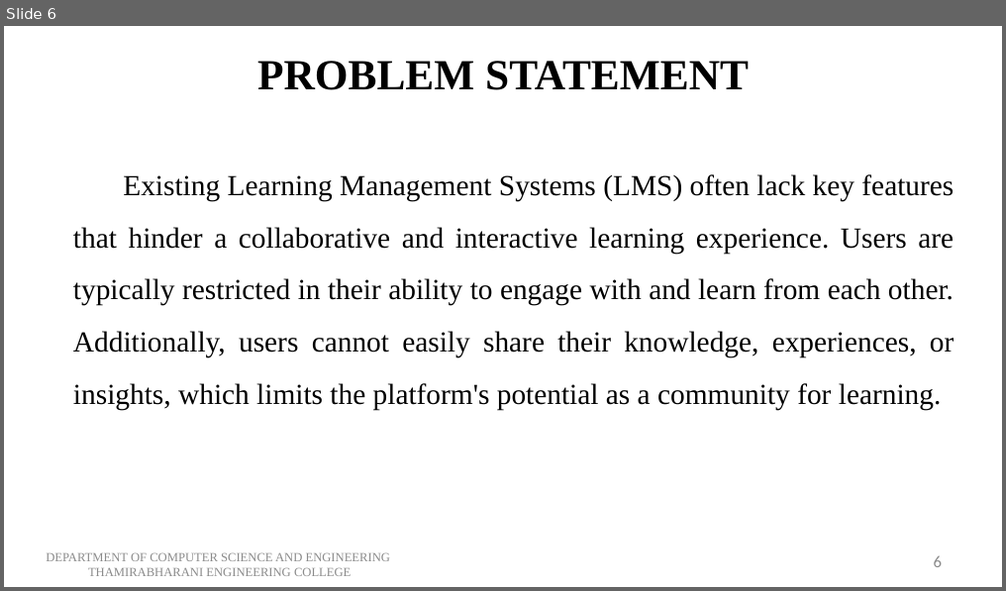
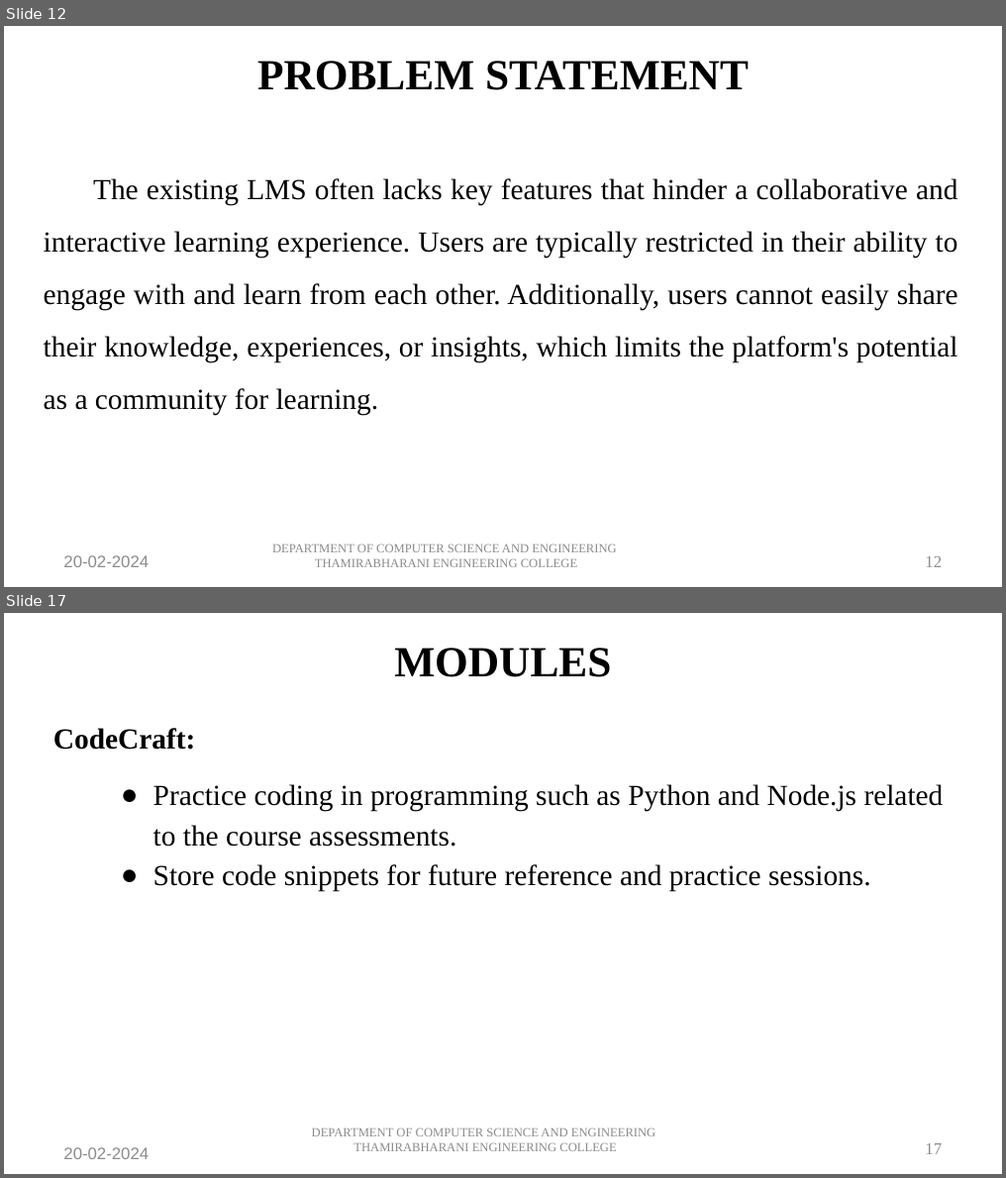
Before and after one commit to Saravana-Pon-Balan/LMS, a slide deck: Docs/review 1.pptx. Shown one above the other, each under a label of ours: slide 6 before the commit, slides 12 and 17 after it; the slides between them are not shown. The pictures are 1006x591 and 1006x1178 pixels, drawn with LibreOffice and Linux fonts; fonts in the diff are those of the drawing. Boxes give left, top, right and bottom in pixels: in the first picture for what was removed or moved away, otherwise in the second. Text is boxed around its words. In the diff, an @@ line names an element or a change of style, - is before the commit and + after.

```diff
--- a/Docs/review 1.pptx
+++ b/Docs/review 1.pptx
@@ slide 17 added at [4,613,1002,1174], background #FFFFFF @@
@@ title added at [394,648,611,677], 31 pt, text #000000, bold @@
+MODULES
@@ text added at [54,728,944,892], 21 pt, text #000000 @@
+CodeCraft:
+● Practice coding in programming such as Python and Node.js related to the course assessments.
+● Store code snippets for future reference and practice sessions.
@@ text added at [312,1129,655,1152], 9 pt, text #8B8B8B @@
+DEPARTMENT OF COMPUTER SCIENCE AND ENGINEERING
+THAMIRABHARANI ENGINEERING COLLEGE
@@ text added at [925,1144,942,1155], 12 pt, text #8B8B8B @@
+17
@@ text added at [63,1148,149,1159], 12 pt, text #8B8B8B @@
+20-02-2024
@@ what was slide 6 is now slide 12 @@
@@ slide 12 changed as well @@
@@ text at [44,178,958,415]: text changed @@
-Existing Learning Management Systems (LMS) often lack key features that hinder a collaborative and interactive learning experience. Users are typically restricted in their ability to engage with and learn from each other. Additionally, users cannot easily share their knowledge, experiences, or insights, which limits the platform's potential as a community for learning.
+The existing LMS often lacks key features that hinder a collaborative and interactive learning experience. Users are typically restricted in their ability to engage with and learn from each other. Additionally, users cannot easily share their knowledge, experiences, or insights, which limits the platform's potential as a community for learning.
@@ text added at [63,556,149,568], 12 pt, text #8B8B8B @@
+20-02-2024
@@ text "DEPARTMENT OF COMPUTER SCIENCE AND ...": place and size @@
-text "DEPARTMENT OF COMPUTER SCIENCE AND ..." at [46,554,390,576]
+text "DEPARTMENT OF COMPUTER SCIENCE AND ..." at [272,545,616,568]
@@ text at [925,557,942,568]: text changed; font Calibri to Times New Roman @@
-6
+12
```
Also in this commit, not shown: 11 other slides changed, 8 other slides added, 6 slides removed, 9 other files.
